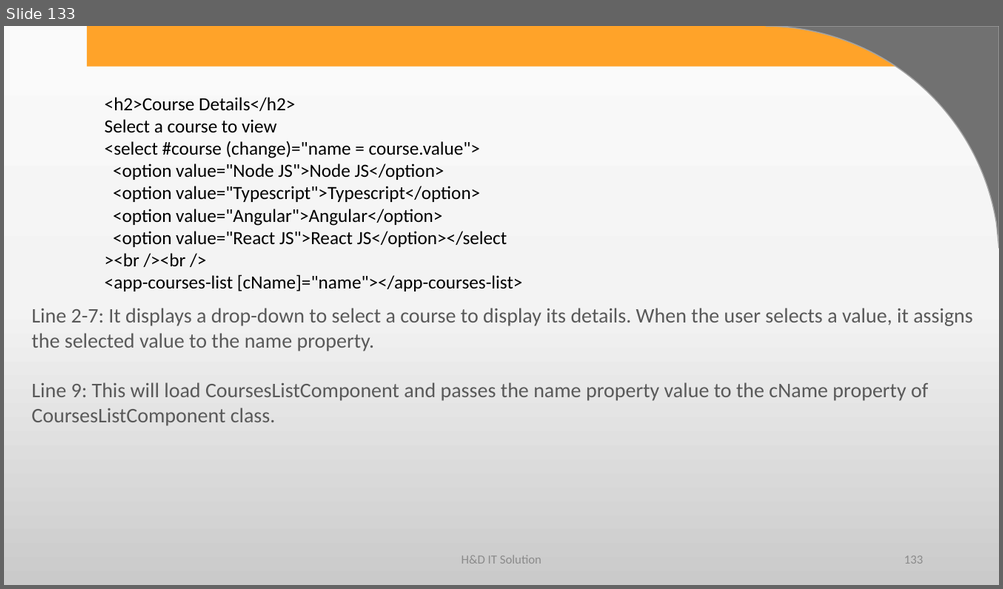
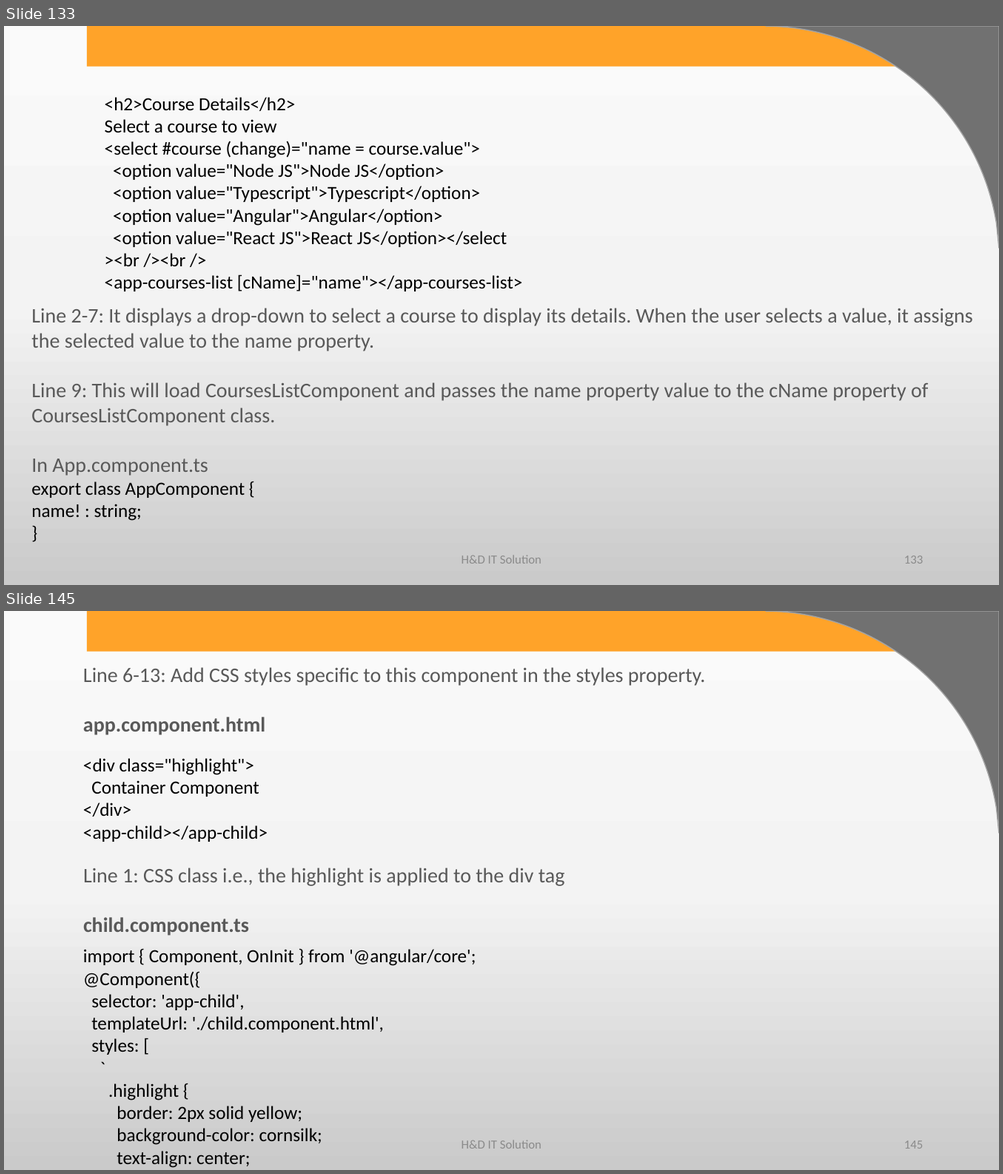
Before and after one commit to harshadasawant/infiniteAngular, a slide deck: ppt/ANGULAR.pptx. Shown one above the other, each under a label of ours: slide 133 before the commit, slides 133 and 145 after it; the slides between them are not shown. The pictures are 1003x589 and 1003x1174 pixels, drawn with LibreOffice and Linux fonts; fonts in the diff are those of the drawing; background and template pictures are left out. Boxes give left, top, right and bottom in pixels: in the first picture for what was removed or moved away, otherwise in the second. Text is boxed around its words. In the diff, an @@ line names an element or a change of style, - is before the commit and + after.

Commit message:
send data from parent to child and child to parent

```diff
--- a/ppt/ANGULAR.pptx
+++ b/ppt/ANGULAR.pptx
@@ slide 145 added at (x1=4, y1=611, x2=999, y2=1170), background gradient #FBFBFB to #F4F4F4 to #CBCBCB; not listed: 2 template elements that a slide beside it also shows @@
@@ text added at (x1=83, y1=667, x2=706, y2=735), 20 pt, text #595959 @@
+Line 6-13: Add CSS styles specific to this component in the styles property.
+app.component.html
@@ text added at (x1=83, y1=758, x2=267, y2=842), 18 pt, text #000000 @@
+<div class="highlight">
+Container Component
+</div>
+<app-child></app-child>
@@ text added at (x1=83, y1=868, x2=565, y2=936), 20 pt, text #595959 @@
+Line 1: CSS class i.e., the highlight is applied to the div tag
+child.component.ts
@@ text added at (x1=83, y1=949, x2=475, y2=1168), 18 pt, text #000000 @@
+import { Component, OnInit } from '@angular/core';
+@Component({
+selector: 'app-child',
+templateUrl: './child.component.html',
+styles: [
+`
+.highlight {
+border: 2px solid yellow;
+background-color: cornsilk;
+text-align: center;
@@ text added at (x1=461, y1=1141, x2=541, y2=1149), 12 pt, text #8C8C8C @@
+H&D IT Solution
@@ page number added at (x1=904, y1=1141, x2=922, y2=1149), 12 pt, text #8C8C8C @@
+145
@@ slide 133 changed as well @@
@@ text at (x1=31, y1=459, x2=245, y2=521): paragraphs added @@
+In App.component.ts
+export class AppComponent {
+name! : string;
+}
```
Also in this commit, not shown: 21 other slides added, 9 other files.
